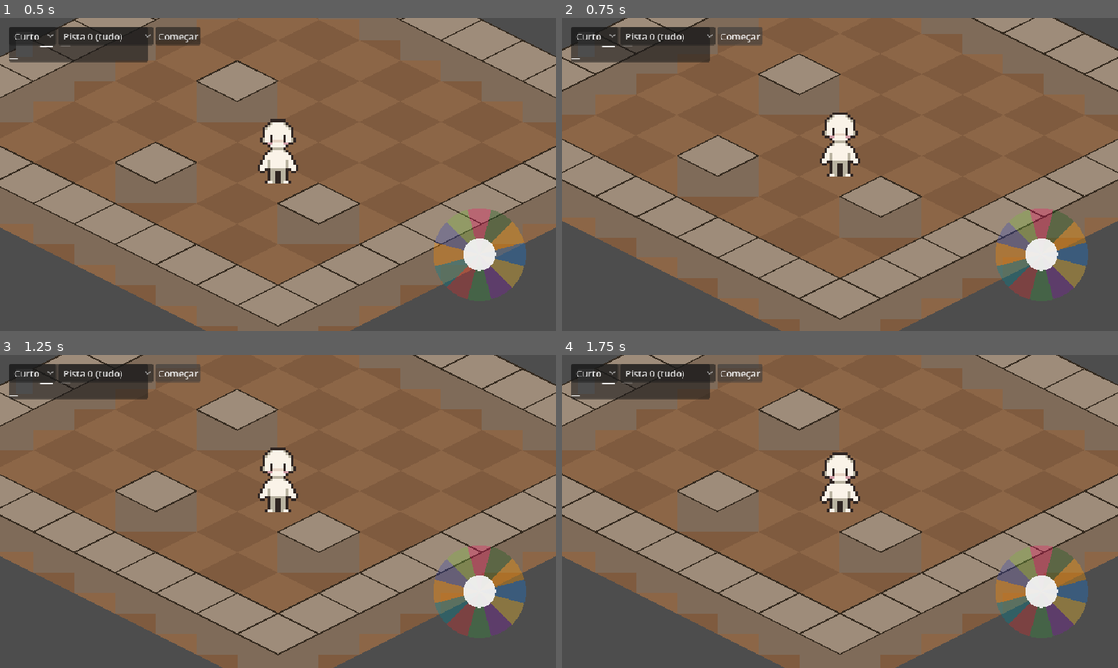
Above: before the commit, frames 1-4 (two rows, left to right).
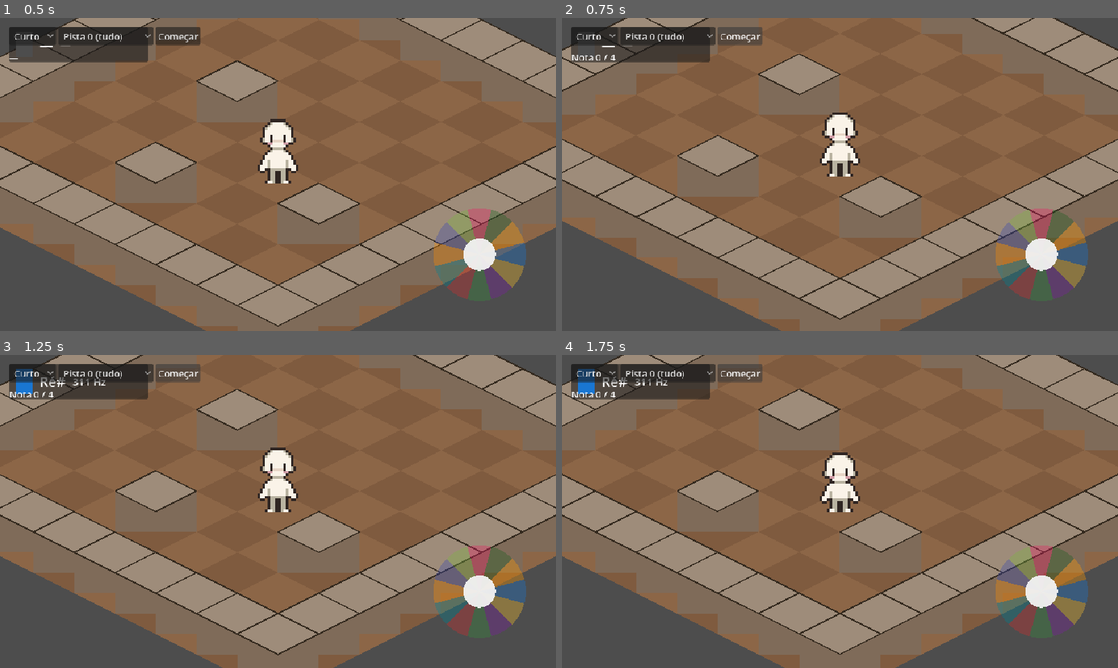
Above: after the commit, the same moments.

Repository: JDaniloC/BlindTuner
Game: Godot game, scene res://scenes/Playground.tscn
Same seed, same stepped clock (60 frames per second), same inputs: the game is played once before the commit and once after it.
Inputs:
- Up to frame 1 (0.5 s): no input
- Up to frame 2 (0.75 s): click "Começar" at 0.5 s
- Up to frame 3 (1.25 s): no input
- Up to frame 4 (1.75 s): click "Começar" at 1.25 s

Frame 1 is identical in both runs. In frame 2, less than 0.1% of the frame differs, in the area x 1-10%, y 11-14%; in frame 3, 0.4%, in the area x 1-19%, y 4-14%; in frame 4, 0.4%.
Error before the commit: Invalid access to property or key 'beat' on a base object of type 'Node (Conductor)'. (res://scripts/Playground.gd:42)

Commit message:
feat(godot): Playground modo livre + roteamento por fase + REPLAY
IDLE anda livre (handle_note); CALL -> submit_note; PREVIEW/REPLAY/DONE
ignoram input; ao entrar em REPLAY reposiciona no start_grid.

Co-Authored-By: Claude Opus 4.7 <noreply@anthropic.com>

Diff:
--- a/godot/scripts/Playground.gd
+++ b/godot/scripts/Playground.gd
@@ -39,8 +39,10 @@
 	_character.blocked.connect(_on_character_blocked)
 	_joystick.note_triggered.connect(_on_note_triggered)
 	_conductor.preview_note.connect(_on_preview_note)
-	_conductor.beat.connect(_on_beat)
+	_conductor.call_cue.connect(_on_call_cue)
+	_conductor.replay_note.connect(_on_replay_note)
 	_conductor.note_resolved.connect(_on_note_resolved)
+	_conductor.phase_changed.connect(_on_phase_changed)
 	_conductor.sequence_complete.connect(_on_sequence_complete)
 	_hud.start_requested.connect(_on_start_requested)
 	_hud.restart_requested.connect(_on_restart_requested)
@@ -65,25 +67,53 @@
 	_hud.set_progress(0, preset.notes.size())
 
 func _on_preview_note(note_key: String, _index: int) -> void:
+	# PREVIEW: só ouvir, personagem não se move.
 	AudioManager.play_note(note_key)
 	_note_panel.display_note(note_key)
 
-func _on_beat(_target_note: String, index: int) -> void:
-	_hud.set_progress(index, _conductor._preset.notes.size())
-
-func _on_note_triggered(note_key: String) -> void:
+func _on_call_cue(note_key: String, index: int) -> void:
+	# Toca o alvo + mostra a pista (conforme CueSettings, via NotePanel).
 	AudioManager.play_note(note_key)
 	_note_panel.display_note(note_key)
-	_conductor.submit_note(note_key)
+	_hud.set_progress(index, _conductor._preset.notes.size())
+
+func _on_replay_note(note_key: String, index: int) -> void:
+	# REPLAY: o personagem "toca" e anda o caminho canônico do preset.
+	AudioManager.play_note(note_key)
+	_character._try_walk(NoteMapping.direction_for(note_key))
+	_hud.set_progress(index, _conductor._preset.notes.size())
+
+func _on_phase_changed(phase: int) -> void:
+	# Ao entrar no REPLAY, reposiciona o personagem no início do preset.
+	if phase == _conductor.Phase.REPLAY:
+		var sg: Vector2i = _conductor._preset.start_grid
+		_character.grid_position = sg
+		_character.position = _character.grid_to_world(sg)
+
+func _on_note_triggered(note_key: String) -> void:
+	match _conductor.phase:
+		_conductor.Phase.IDLE:
+			# Modo livre: anda de verdade (Character.handle_note trata
+			# nota de movimento, double-tap e colisão de parede) + toca a nota.
+			AudioManager.play_note(note_key)
+			_note_panel.display_note(note_key)
+			_character.handle_note(note_key)
+		_conductor.Phase.CALL:
+			AudioManager.play_note(note_key)
+			_note_panel.display_note(note_key)
+			_conductor.submit_note(note_key)
+		_:
+			pass  # PREVIEW/REPLAY: não conflita com playback; DONE: sem nota ativa para submeter
 
 func _on_note_resolved(hit: bool, index: int) -> void:
 	var note_key: String = _conductor._preset.notes[index]
 	var dir: Vector2i = NoteMapping.direction_for(note_key)
 	if hit:
-		# Preset validado contra _wall_tiles; _try_walk não deveria tropeçar aqui.
-		# Se tropeçasse (preset inválido), o Conductor já avançou o índice — dessincronia.
+		# Preset validado contra _wall_tiles; _try_walk não deveria tropeçar.
+		# Se tropeçar (preset com bug), Conductor já avançou _index — dessincronia visual.
 		_character._try_walk(dir)
 	else:
+		# Erro de conhecimento: tropeço no lugar (cosmético, sem dano).
 		_character._enter_trip(dir)
 
 func _on_sequence_complete(stats: Dictionary) -> void:
--- a/godot/tests/test_playground_loop.gd
+++ b/godot/tests/test_playground_loop.gd
@@ -12,6 +12,7 @@
 	p._begin_preset("curto", 0)
 	assert_eq(p._character.grid_position, Vector2i(5, 5))
 	assert_eq(p._conductor.phase, p._conductor.Phase.PREVIEW)
+	CueSettings.set_level(0)
 
 func test_cue_level_applied_on_begin():
 	var p = _playground()
@@ -19,15 +20,38 @@
 	assert_eq(CueSettings.cue_level, 2)
 	CueSettings.set_level(0)
 
+func test_free_roam_moves_character_in_idle():
+	var p = _playground()
+	# Sem _begin_preset: conductor em IDLE, joystick anda livre.
+	assert_eq(p._conductor.phase, p._conductor.Phase.IDLE)
+	p._on_note_triggered("Ds4")  # dir (1,-1) a partir de (5,5)
+	assert_eq(p._character.grid_position, Vector2i(6, 4))
+
+func test_free_roam_wall_collision_trips():
+	var p = _playground()
+	p._character.grid_position = Vector2i(4, 6)
+	p._on_note_triggered("Gs4")  # dir (0,1) -> (4,7) é parede
+	assert_eq(p._character.grid_position, Vector2i(4, 6))
+	assert_eq(p._character.state, p._character.State.TRIP)
+
+func test_input_ignored_during_preview():
+	var p = _playground()
+	p._begin_preset("curto", 0)  # PREVIEW
+	var before = p._character.grid_position
+	p._on_note_triggered("Ds4")
+	assert_eq(p._character.grid_position, before)
+	assert_eq(p._conductor._index, 0)
+	CueSettings.set_level(0)
+
 func test_hit_moves_character_along_path():
 	var p = _playground()
 	p._begin_preset("curto", 0)
 	for i in range(5):
-		p._conductor._advance()
-	assert_eq(p._conductor.phase, p._conductor.Phase.FOLLOW)
-	p._conductor.submit_note("Ds4")  # 1ª nota do preset "curto"
-	p._conductor._advance()
+		p._conductor._advance()  # esgota PREVIEW -> CALL
+	assert_eq(p._conductor.phase, p._conductor.Phase.CALL)
+	p._on_note_triggered("Ds4")  # 1ª nota; resolve na hora
 	assert_eq(p._character.grid_position, Vector2i(6, 4))
+	CueSettings.set_level(0)
 
 func test_miss_trips_character_in_place():
 	var p = _playground()
@@ -35,19 +59,24 @@
 	for i in range(5):
 		p._conductor._advance()
 	var before = p._character.grid_position
-	p._conductor.submit_note("C4")  # errado (alvo é Ds4)
-	p._conductor._advance()
+	p._on_note_triggered("C4")  # errado (alvo Ds4)
 	assert_eq(p._character.grid_position, before)
 	assert_eq(p._character.state, p._character.State.TRIP)
+	assert_eq(p._conductor._index, 0)  # miss não avança
+	CueSettings.set_level(0)
 
-func test_full_run_completes_and_shows_stats():
+func test_full_run_replays_path_and_shows_stats():
 	var p = _playground()
 	p._begin_preset("curto", 0)
 	for i in range(5):
-		p._conductor._advance()
+		p._conductor._advance()  # -> CALL
 	for n in ["Ds4", "Ds4", "Gs4", "Gs4"]:
-		p._conductor.submit_note(n)
-		p._conductor._advance()
+		p._on_note_triggered(n)
+	assert_eq(p._conductor.phase, p._conductor.Phase.REPLAY)
+	# Ao entrar em REPLAY o personagem volta ao start_grid:
+	assert_eq(p._character.grid_position, Vector2i(5, 5))
+	for i in range(5):
+		p._conductor._advance()  # replay anda o caminho -> DONE
 	assert_eq(p._conductor.phase, p._conductor.Phase.DONE)
 	assert_true(p._hud._stats_panel.visible)
 	assert_eq(p._character.grid_position, Vector2i(7, 5))
@@ -58,10 +87,22 @@
 	p._begin_preset("curto", 0)
 	for i in range(5):
 		p._conductor._advance()
-	p._conductor.submit_note("Ds4")
-	p._conductor._advance()  # anda 1 nota (char saiu de (5,5))
+	p._on_note_triggered("Ds4")  # char sai de (5,5) -> (6,4)
 	p._on_restart_requested()
 	assert_eq(p._character.grid_position, Vector2i(5, 5))
 	assert_eq(p._conductor.phase, p._conductor.Phase.PREVIEW)
 	assert_false(p._hud._stats_panel.visible)
 	CueSettings.set_level(0)
+
+func test_input_ignored_during_replay():
+	var p = _playground()
+	p._begin_preset("curto", 0)
+	for i in range(5):
+		p._conductor._advance()  # -> CALL
+	for n in ["Ds4", "Ds4", "Gs4", "Gs4"]:
+		p._on_note_triggered(n)  # -> REPLAY, char volta a (5,5)
+	assert_eq(p._conductor.phase, p._conductor.Phase.REPLAY)
+	var before = p._character.grid_position
+	p._on_note_triggered("Ds4")  # deve ser ignorado silenciosamente
+	assert_eq(p._character.grid_position, before)
+	CueSettings.set_level(0)
